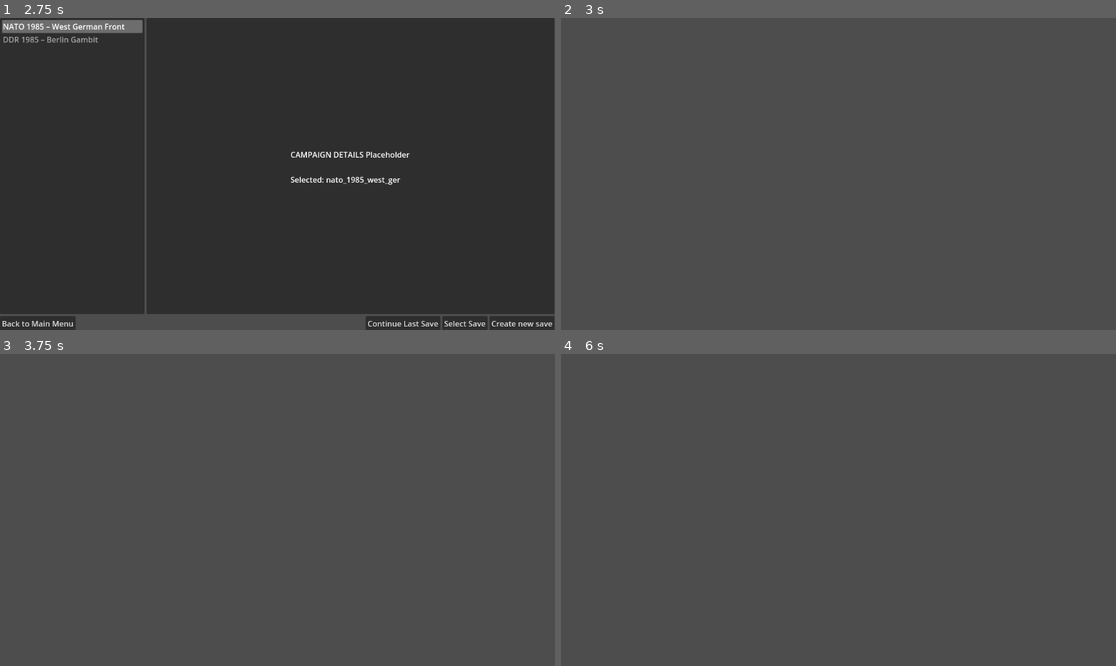
Above: before the commit, frames 1-4 (two rows, left to right).
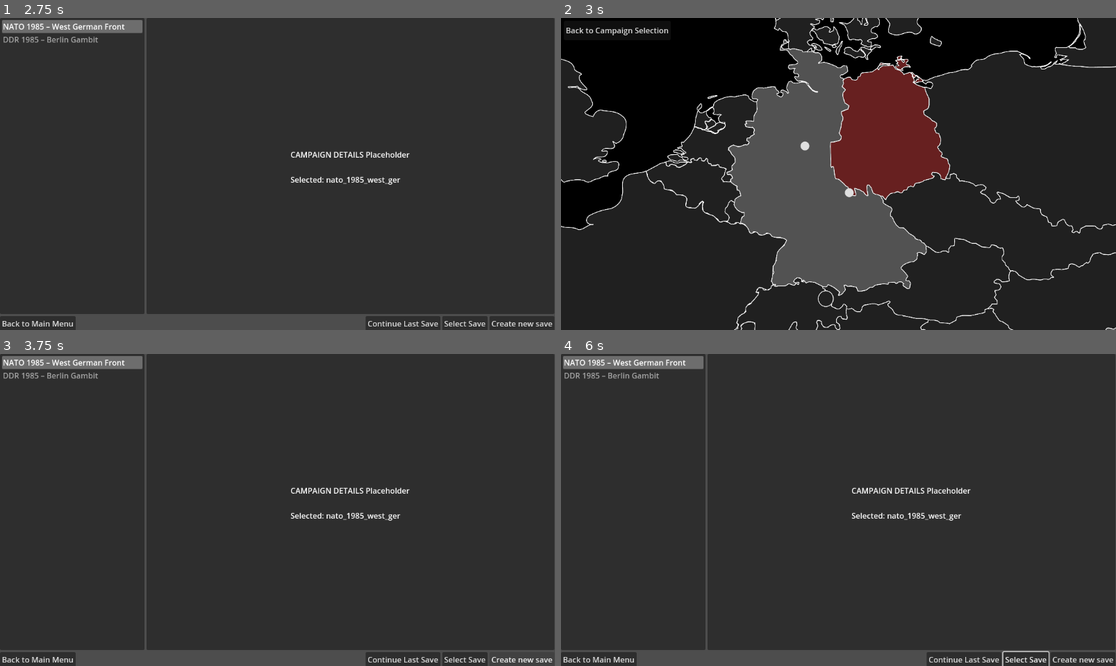
Above: after the commit, the same moments.

Repository: phaseLineStudios/Operational-Command
Game: Godot game, scene res://scenes/main_menu.tscn
Two runs of this game, one before a commit and one after it. Both use one fixed random seed, a clock stepped at 60 frames per second and the inputs below.
Inputs (mouse positions are in pixels of both pictures, inside the frame that each line leads up to):
- Up to frame 1 (2.75 s): click "CAMPAIGN" at 0.5 s; click "Back to Main Menu" at 1.25 s; click "CAMPAIGN" at 2 s
- Up to frame 2 (3 s): click "Create new save" at 2.75 s
- Up to frame 3 (3.75 s): click (55, 366) at 3.5 s, where only the run after the commit has a clickable "Back to Campaign Selection"
- Up to frame 4 (6 s): click (966, 659) at 4.25 s, where only the run after the commit has a clickable "Continue Last Save"; click (1027, 659) at 5 s, where only the run after the commit has a clickable "Select Save"; move the mouse to (960, 494) at 5.77 s; click (960, 494) at 5.92 s

Frame 1 is identical in both runs. In frame 2, 85% of the frame differs, in the area x 0-100%, y 0-100%; in frame 3, 96%; in frame 4, 96%.

Commit message:
feat: Added visuals and logic for mission select

Diff:
--- a/src/scenes/mission_select.tscn
+++ b/src/scenes/mission_select.tscn
@@ -1,3 +1,94 @@
-[gd_scene load_steps=0 format=3 uid="uid://qvymhkd151pa"]
+[gd_scene load_steps=4 format=3 uid="uid://bogs2qcpwnuwd"]
 
-[node name="MissionSelect" type="Node3D"]
+[ext_resource type="Script" uid="uid://c5k2l7sek5n6j" path="res://scripts/ui/MissionSelect.gd" id="1_f8bqk"]
+[ext_resource type="Texture2D" uid="uid://d2mdunnxpb10w" path="res://maps/campaign/west_ger_map.png" id="2_qrooi"]
+
+[sub_resource type="StyleBoxFlat" id="StyleBoxFlat_qrooi"]
+bg_color = Color(0, 0, 0, 0.819608)
+
+[node name="MissionSelect" type="Control"]
+layout_mode = 3
+anchors_preset = 0
+script = ExtResource("1_f8bqk")
+
+[node name="Container" type="Panel" parent="."]
+layout_mode = 1
+offset_right = 1152.0
+offset_bottom = 648.0
+
+[node name="Map" type="TextureRect" parent="Container"]
+layout_mode = 2
+offset_right = 1152.0
+offset_bottom = 648.0
+size_flags_horizontal = 3
+texture = ExtResource("2_qrooi")
+expand_mode = 1
+stretch_mode = 4
+
+[node name="PinsLayer" type="Control" parent="Container"]
+z_index = 2
+layout_mode = 2
+anchors_preset = 0
+offset_right = 1152.0
+offset_bottom = 648.0
+size_flags_horizontal = 3
+mouse_filter = 1
+
+[node name="MissionCard" type="Panel" parent="Container"]
+visible = false
+z_index = 10
+custom_minimum_size = Vector2(360, 0)
+layout_mode = 0
+offset_left = 226.0
+offset_top = 190.0
+offset_right = 651.0
+offset_bottom = 465.0
+theme_override_styles/panel = SubResource("StyleBoxFlat_qrooi")
+
+[node name="VBoxContainer" type="VBoxContainer" parent="Container/MissionCard"]
+layout_mode = 0
+offset_right = 424.0
+offset_bottom = 275.0
+
+[node name="Title" type="Label" parent="Container/MissionCard/VBoxContainer"]
+layout_mode = 2
+theme_override_font_sizes/font_size = 24
+text = "Placeholder Title"
+
+[node name="HBoxContainer" type="HBoxContainer" parent="Container/MissionCard/VBoxContainer"]
+layout_mode = 2
+
+[node name="Desc" type="RichTextLabel" parent="Container/MissionCard/VBoxContainer/HBoxContainer"]
+layout_mode = 2
+size_flags_horizontal = 3
+bbcode_enabled = true
+text = "Placeholder Desc"
+fit_content = true
+scroll_active = false
+
+[node name="VBoxContainer" type="VBoxContainer" parent="Container/MissionCard/VBoxContainer/HBoxContainer"]
+layout_mode = 2
+size_flags_horizontal = 3
+theme_override_constants/separation = 21
+
+[node name="Image" type="TextureRect" parent="Container/MissionCard/VBoxContainer/HBoxContainer/VBoxContainer"]
+custom_minimum_size = Vector2(210, 139.453)
+layout_mode = 2
+expand_mode = 1
+stretch_mode = 5
+
+[node name="Difficulty" type="Label" parent="Container/MissionCard/VBoxContainer/HBoxContainer/VBoxContainer"]
+layout_mode = 2
+text = "Difficulty: Normal"
+
+[node name="StartMission" type="Button" parent="Container/MissionCard/VBoxContainer/HBoxContainer/VBoxContainer"]
+layout_mode = 2
+text = "Start Mission"
+
+[node name="BackToCampaign" type="Button" parent="."]
+layout_mode = 2
+offset_left = 6.0
+offset_top = 6.0
+offset_right = 228.0
+offset_bottom = 46.0
+text = "Back to Campaign Selection"
--- /dev/null
+++ b/src/scripts/ui/MissionSelect.gd
@@ -0,0 +1,267 @@
+extends Control
+## Mission Select controller
+##
+## Shows campaign map, mission pins, and a details card.
+
+@onready var _container: Panel = $"Container"
+@onready var _btn_back: Button = $"BackToCampaign"
+@onready var _map_rect: TextureRect = $"Container/Map"
+@onready var _pins_layer: Control = $"Container/PinsLayer"
+
+@onready var _card: Panel = $"Container/MissionCard"
+@onready var _card_title: Label = $"Container/MissionCard/VBoxContainer/Title"
+@onready var _card_desc: RichTextLabel = $"Container/MissionCard/VBoxContainer/HBoxContainer/Desc"
+@onready var _card_image: TextureRect = $"Container/MissionCard/VBoxContainer/HBoxContainer/VBoxContainer/Image"
+@onready var _card_diff: Label = $"Container/MissionCard/VBoxContainer/HBoxContainer/VBoxContainer/Difficulty"
+@onready var _card_start: Button = $"Container/MissionCard/VBoxContainer/HBoxContainer/VBoxContainer/StartMission"
+
+var _selected_mission: Dictionary = {}
+var _campaign: Dictionary = {}
+var _missions: Array = []
+var _card_pin_button: BaseButton
+
+## Size of each mission pin in pixels.
+@export var pin_size := Vector2i(24, 24)
+## Optional custom pin icon; if empty, a text-dot button is used.
+@export var pin_texture: Texture2D
+
+## Path to campaign select scene
+const SCENE_CAMPAIGN_SELECT := "res://scenes/campaign_select.tscn"
+
+## Path to unit select scene
+const SCENE_UNIT_SELECT := "res://scenes/unit_select.tscn"
+
+## Build UI, load map, place pins, hook resizes.
+func _ready() -> void:
+	_btn_back.pressed.connect(_on_back_pressed)
+	_load_campaign_and_map()
+	await get_tree().process_frame
+	_build_pins()
+
+	if not resized.is_connected(_update_pin_positions):
+		resized.connect(_update_pin_positions)
+	if not _container.resized.is_connected(_update_pin_positions):
+		_container.resized.connect(_update_pin_positions)
+	if not _map_rect.resized.is_connected(_update_pin_positions):
+		_map_rect.resized.connect(_update_pin_positions)
+	if not _card_start.pressed.is_connected(_on_start_pressed):
+		_card_start.pressed.connect(_on_start_pressed)
+
+## Load current campaign + map.
+func _load_campaign_and_map() -> void:
+	var cid := Game.current_campaign_id
+	_campaign = ContentDB.get_campaign(cid)
+	if _campaign.is_empty():
+		push_warning("MissionSelect: No current campaign set.")
+		return
+
+	var map_path: String = _campaign.get("campaign_map", "")
+	if map_path == "":
+		push_warning("MissionSelect: Campaign has no 'campaign_map'.")
+	else:
+		var tex := load(map_path) as Texture2D
+		if tex:
+			_map_rect.texture = tex
+		else:
+			push_warning("MissionSelect: Failed to load map: %s" % map_path)
+
+	_missions = ContentDB.list_missions(cid)
+	if _missions.is_empty():
+		push_warning("MissionSelect: Campaign has no missions.")
+
+## Create pins and position them (normalized coords).
+func _build_pins() -> void:
+	_clear_children(_pins_layer)
+	for m in _missions:
+		var pin := _make_pin(m)
+		pin.set_meta("pos_norm", _mission_pos_vec(m))
+		pin.pressed.connect(func(): _on_pin_pressed(m, pin))
+		_pins_layer.add_child(pin)
+	_update_pin_positions()
+
+## Builds a pin control.
+func _make_pin(m: Dictionary) -> BaseButton:
+	if pin_texture:
+		var t := TextureButton.new()
+		t.texture_normal = pin_texture
+		t.expand = true
+		t.ignore_texture_size = true
+		t.custom_minimum_size = Vector2(pin_size)
+		t.focus_mode = Control.FOCUS_NONE
+		t.tooltip_text = m.get("title", "")
+		return t
+	else:
+		var b := Button.new()
+		b.text = "●"
+		b.flat = true
+		b.custom_minimum_size = Vector2(pin_size)
+		b.focus_mode = Control.FOCUS_NONE
+		b.add_theme_font_size_override("font_size", pin_size.y)
+		b.tooltip_text = m.get("title", "")
+		_apply_transparent_button_style(b)
+		return b
+
+## Remove all button styleboxes so only icon/text remains.
+func _apply_transparent_button_style(btn: Button) -> void:
+	var empty := StyleBoxEmpty.new()
+	btn.add_theme_stylebox_override("normal", empty)
+	btn.add_theme_stylebox_override("hover", empty)
+	btn.add_theme_stylebox_override("pressed", empty)
+	btn.add_theme_stylebox_override("disabled", empty)
+	btn.add_theme_stylebox_override("focus", empty)
+
+## Reposition pins with letterbox awareness.
+func _update_pin_positions() -> void:
+	var tex := _map_rect.texture
+	if tex == null: return
+	var tex_size: Vector2 = tex.get_size()
+	if tex_size == Vector2.ZERO: return
+
+	var rect_size: Vector2 = _map_rect.size
+	var pin_scale: float = min(rect_size.x / tex_size.x, rect_size.y / tex_size.y)
+	var drawn_size: Vector2 = tex_size * pin_scale
+	var offset: Vector2 = (rect_size - drawn_size) * 0.5
+
+	for node in _pins_layer.get_children():
+		if not (node is Control) or not node.has_meta("pos_norm"):
+			continue
+		var p: Vector2 = node.get_meta("pos_norm", Vector2.ZERO)
+		var px := offset + Vector2(p.x * drawn_size.x, p.y * drawn_size.y) - Vector2(pin_size) * 0.5
+		(node as Control).position = px
+
+	if _card.visible and is_instance_valid(_card_pin_button):
+		_position_card_near_pin(_card_pin_button)
+
+## Open the mission card; create/remove image node depending on presence.
+func _on_pin_pressed(mission: Dictionary, pin_btn: BaseButton) -> void:
+	# Toggle: clicking same pin closes the card
+	if _card.visible and String(_selected_mission.get("id", "")) == String(mission.get("id","")):
+		_close_card()
+		return
+
+	_selected_mission = mission
+	_card_pin_button = pin_btn
+	_card_title.text = mission.get("title", "Untitled")
+
+	var prev_path: String = mission.get("image", "")
+	if prev_path != "":
+		_ensure_card_image()
+		_card_image.texture = load(prev_path) as Texture2D
+	else:
+		_remove_card_image()
+
+	_card_desc.text = mission.get("description", "")
+	_card_diff.text = "Difficulty: %s" % [mission.get("difficulty", "Unknown")]
+
+	# BUG Unhiding card removes theme
+	_card.visible = true
+	_card.reset_size()
+
+	call_deferred("_position_card_near_pin", pin_btn)
+
+## Start current mission.
+func _on_start_pressed() -> void:
+	var mid: String = _selected_mission.get("id", "")
+	if mid == "":
+		return
+	Game.select_mission(mid)
+	Game.goto_scene(SCENE_UNIT_SELECT)
+
+## Return to campaign select.
+func _on_back_pressed() -> void:
+	Game.goto_scene(SCENE_CAMPAIGN_SELECT)
+
+## Close the card when clicking outside of it and not on any pin.
+func _unhandled_input(event: InputEvent) -> void:
+	if not _card.visible:
+		return
+	var mb := event as InputEventMouseButton
+	if mb and mb.pressed and mb.button_index == MOUSE_BUTTON_LEFT:
+		var pt: Vector2 = mb.position  # viewport coords
+		# If click is on the card, ignore (don't close)
+		if _card.get_global_rect().has_point(pt):
+			return
+		# If click is on any mission pin, ignore (pin handlers will run)
+		if _point_over_any_pin(pt):
+			return
+		_close_card()
+
+## True if the viewport point lies over any mission pin.
+func _point_over_any_pin(view_pt: Vector2) -> bool:
+	for node in _pins_layer.get_children():
+		if node is Control and (node as Control).get_global_rect().has_point(view_pt):
+			return true
+	return false
+
+## Ensure the image TextureRect exists in the card (created just above the Desc).
+func _ensure_card_image() -> void:
+	if _card_image and is_instance_valid(_card_image):
+		return
+	var v := _card.get_node("V") as VBoxContainer
+	_card_image = TextureRect.new()
+	_card_image.name = "Image"
+	_card_image.stretch_mode = TextureRect.STRETCH_KEEP_ASPECT_COVERED
+	_card_image.custom_minimum_size = Vector2(340, 160)
+	v.add_child(_card_image)
+	v.move_child(_card_image, 1)  # after Title
+
+## Remove the image control if present.
+func _remove_card_image() -> void:
+	if _card_image and is_instance_valid(_card_image):
+		_card_image.queue_free()
+	_card_image = null
+
+## Place the card near a pin and keep it on-screen.
+func _position_card_near_pin(pin_btn: BaseButton) -> void:
+	# Center of the pin in GLOBAL space
+	var pin_center_global := pin_btn.global_position + pin_btn.size * 0.5
+
+	# Convert GLOBAL → _container LOCAL (Controls: use canvas-aware transform)
+	var container_inv := _container.get_global_transform_with_canvas().affine_inverse()
+	var anchor: Vector2 = container_inv * pin_center_global
+
+	var gap := 12.0
+
+	var card_size := _card.size
+	if card_size == Vector2.ZERO:
+		card_size = _card.get_combined_minimum_size()
+
+	var bg_size := _container.size
+	var pos := anchor + Vector2(gap, -card_size.y * 0.5)
+
+	# Flip if overflowing right
+	if pos.x + card_size.x > bg_size.x:
+		pos.x = anchor.x - gap - card_size.x
+	# Clamp to container
+	pos.x = clampf(pos.x, 0.0, max(0.0, bg_size.x - card_size.x))
+	pos.y = clampf(pos.y, 0.0, max(0.0, bg_size.y - card_size.y))
+
+	# Absolute positioning inside the container
+	_card.anchor_left = 0.0
+	_card.anchor_top = 0.0
+	_card.anchor_right = 0.0
+	_card.anchor_bottom = 0.0
+	_card.position = pos
+
+## Hide card and clear selection.
+func _close_card() -> void:
+	_card.visible = false
+	_selected_mission = {}
+	_card_pin_button = null
+
+## Convert mission.pos from JSON-friendly formats to Vector2.
+func _mission_pos_vec(m: Dictionary) -> Vector2:
+	var v = m.get("pos", Vector2.ZERO)
+	if v is Vector2:
+		return v
+	if v is Array and v.size() >= 2:
+		return Vector2(float(v[0]), float(v[1]))
+	if v is Dictionary:
+		return Vector2(float(v.get("x", 0.0)), float(v.get("y", 0.0)))
+	return Vector2.ZERO
+
+## Remove all children from a node.
+func _clear_children(node: Node) -> void:
+	for c in node.get_children():
+		node.remove_child(c)
+		c.queue_free()
Not shown, added: src/scripts/ui/MissionSelect.gd.uid
